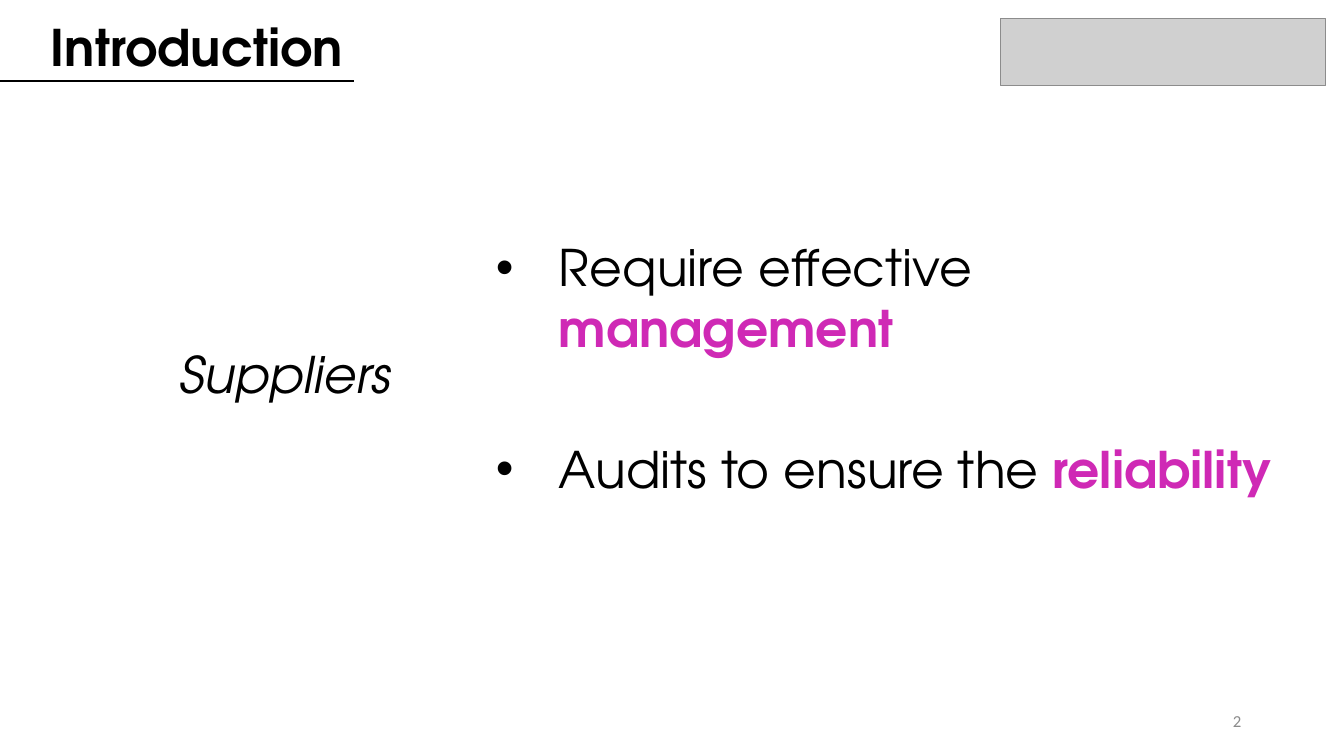
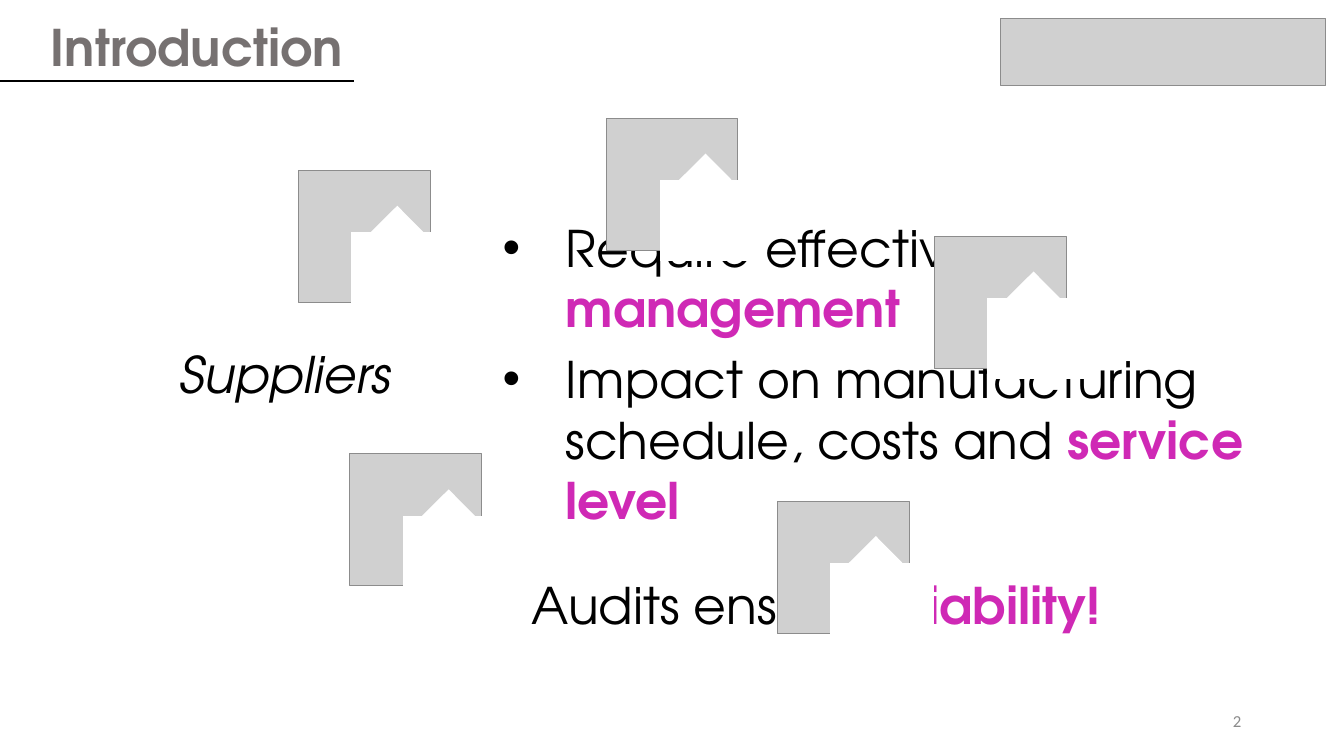
Before and after one commit to juanbeta98/DataScienceStudyCase, a slide deck: slide 3 of BMW ML Case Study.pptx. Drawn at 1344x756 pixels with LibreOffice and Linux fonts; fonts in the diff are those of the drawing; grey boxes stand for pictures. Boxes give left, top, right and bottom in pixels: in the first picture for what was removed or moved away, otherwise in the second. Text is boxed around its words. In the diff, an @@ line names an element or a change of style, - is before the commit and + after.

```diff
--- a/BMW ML Case Study.pptx
+++ b/BMW ML Case Study.pptx
@@ text "Introduction" at [51,27,343,82]: text colour #000000 to #767171 @@
@@ picture added at [606,118,738,250] @@
@@ picture added at [298,170,431,302] @@
@@ rectangle added at [663,155,752,244], fill #FFFFFF, outline #FFFFFF 1 pt @@
@@ rectangle added at [355,207,444,296], fill #FFFFFF, outline #FFFFFF 1 pt @@
@@ rectangle added at [660,180,763,260], fill #FFFFFF, outline #FFFFFF 1 pt @@
@@ rectangle added at [352,233,455,313], fill #FFFFFF, outline #FFFFFF 1 pt @@
@@ text "Require effective management": place and size @@
-text "Require effective management" at [559,248,1272,498]
+text "Require effective management" at [566,214,1243,520]
@@ picture added at [935,237,1067,369] @@
@@ rectangle added at [988,298,1091,378], fill #FFFFFF, outline #FFFFFF 1 pt @@
@@ rectangle added at [991,273,1080,362], fill #FFFFFF, outline #FFFFFF 1 pt @@
@@ text at [566,345,1243,520]: text changed @@
-• Audits to ensure the reliability
+• Impact on manufacturing schedule, costs and service level
@@ picture added at [350,454,482,586] @@
@@ rectangle added at [406,490,495,579], fill #FFFFFF, outline #FFFFFF 1 pt @@
@@ picture added at [777,502,909,634] @@
@@ rectangle added at [403,516,506,596], fill #FFFFFF, outline #FFFFFF 1 pt @@
@@ rectangle added at [834,537,923,626], fill #FFFFFF, outline #FFFFFF 1 pt @@
@@ rectangle added at [831,564,934,643], fill #FFFFFF, outline #FFFFFF 1 pt @@
@@ text added at [532,571,1101,634], 36 pt, text #000000 @@
+Audits ensure reliability!
```
Also in this commit, not shown: 13 other slides changed, 10 slides added, 3 slides removed, 4 other files.
